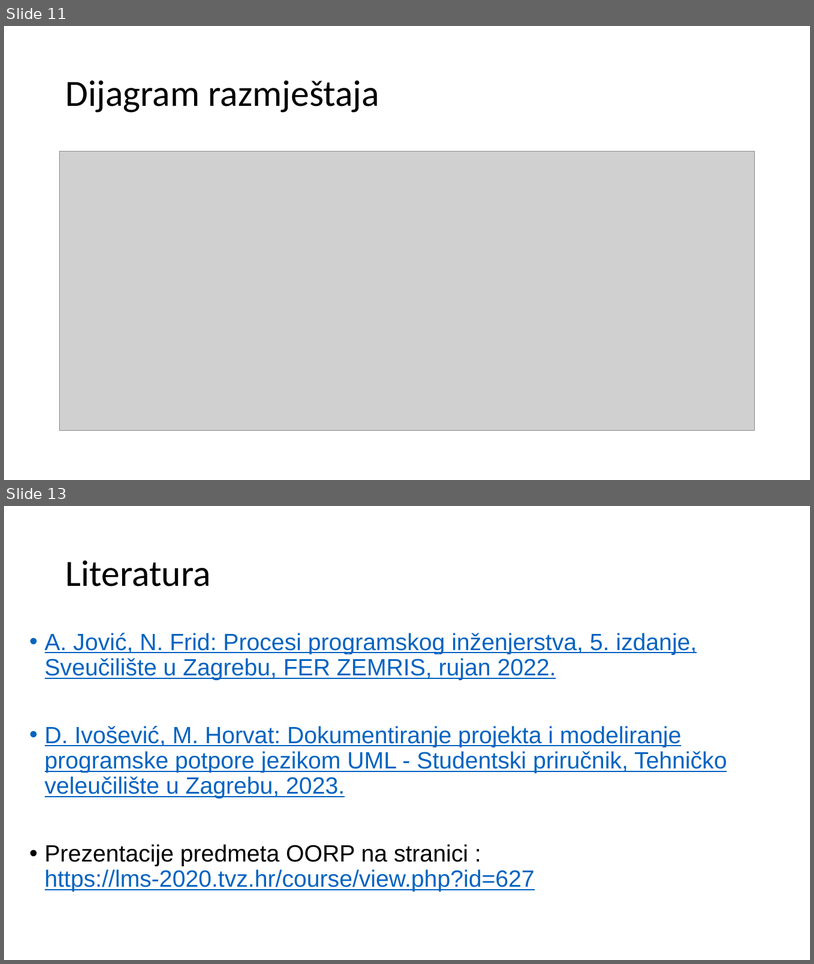
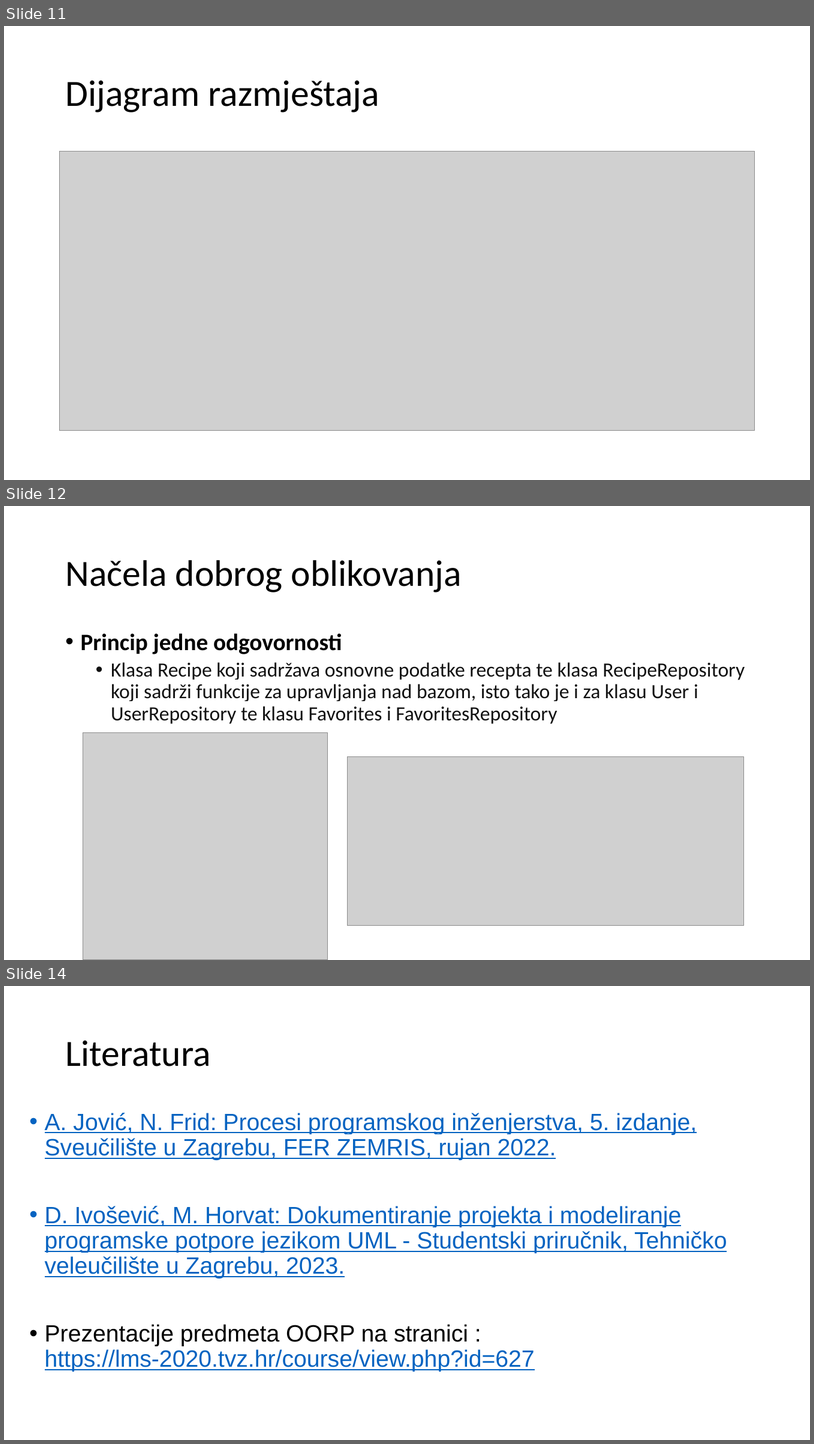
Before and after one commit to PlatnjakNikola/Web-aplikacija-za-recepte, a slide deck: DOKUMENTACIJA UML/OORP-8_PredložakPrezentacije.pptx. Shown one above the other, each under a label of ours: slides 11 and 13 before the commit, slides 11, 12 and 14 after it; the slides between them are not shown. The pictures are 814x964 and 814x1444 pixels, drawn with LibreOffice and Linux fonts; fonts in the diff are those of the drawing; grey boxes stand for pictures. Boxes give left, top, right and bottom in pixels: in the first picture for what was removed or moved away, otherwise in the second. Text is boxed around its words. In the diff, an @@ line names an element or a change of style, - is before the commit and + after.

Commit message:
dodana SOLID načela

```diff
--- a/DOKUMENTACIJA UML/OORP-8_PredložakPrezentacije.pptx
+++ b/DOKUMENTACIJA UML/OORP-8_PredložakPrezentacije.pptx
@@ slide 12 added at [4, 506, 810, 960], background #FFFFFF @@
@@ title added at [65, 560, 462, 592], 44 pt, text #000000 @@
+Načela dobrog oblikovanja
@@ text added at [81, 633, 745, 724], 24 pt, text #111111 @@
+• Princip jedne odgovornosti
+  • Klasa Recipe koji sadržava osnovne podatke recepta te klasa RecipeRepository koji sadrži funkcije za upravljanja nad bazom, isto tako je i za klasu User i UserRepository te klasu Favorites i FavoritesRepository
@@ picture added at [83, 732, 327, 960] @@
@@ picture added at [348, 756, 744, 925] @@
@@ what was slide 13 is now slide 14 @@
```
Also in this commit, not shown: 1 other slide added, 1 slide removed.
